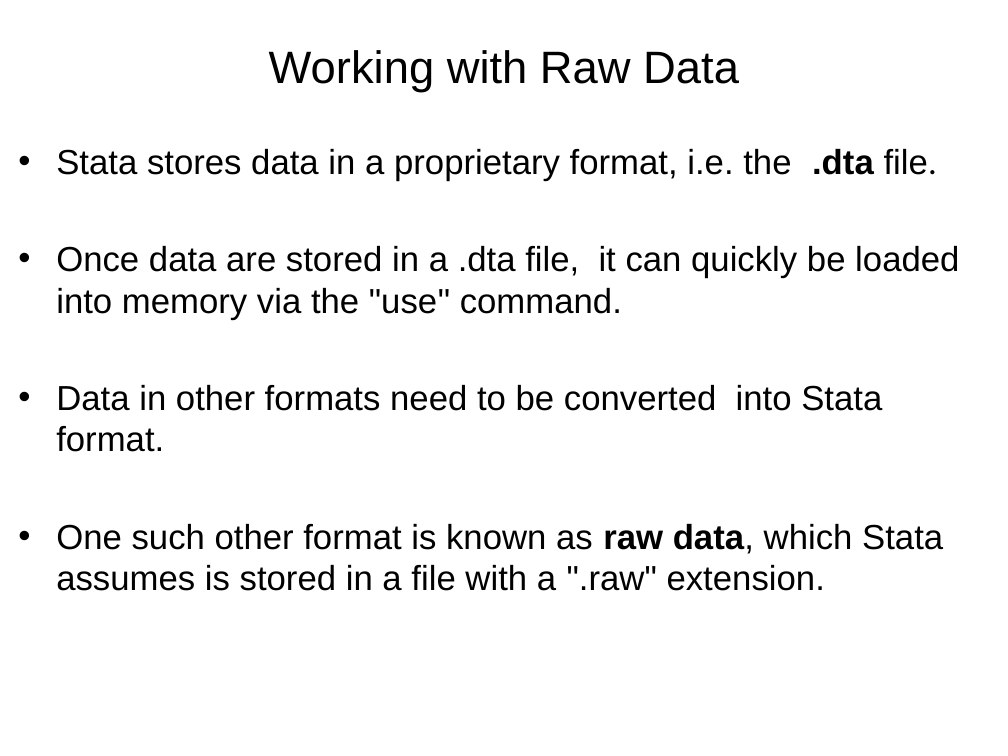
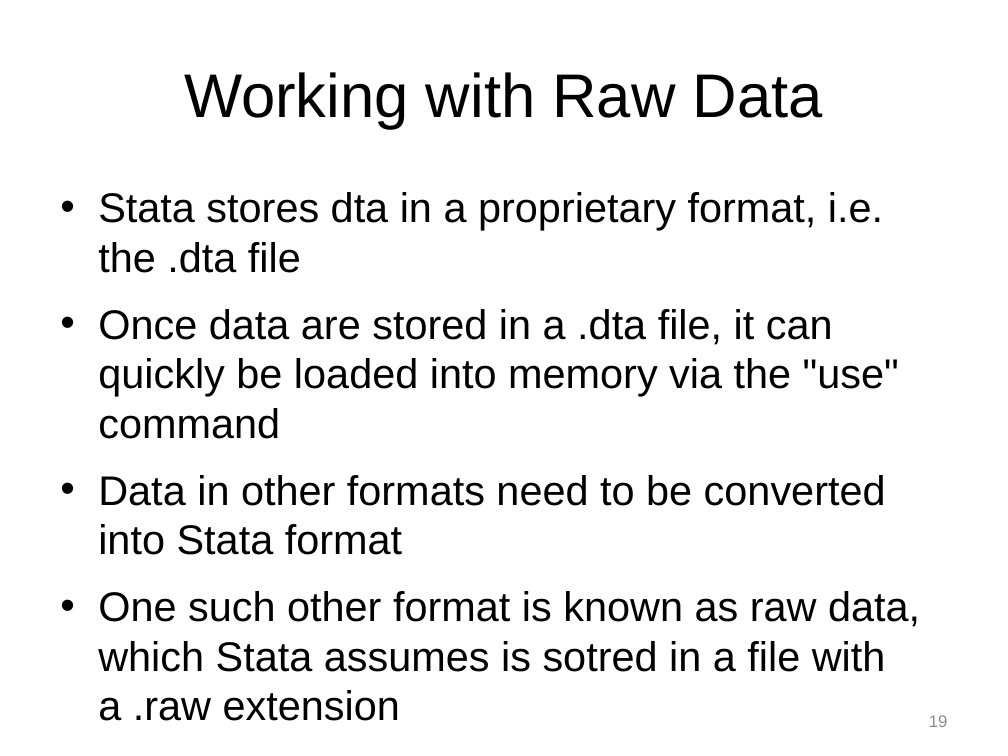
Before and after one commit to Chang-Y-Chung/dm, a slide deck: slide 20 of dm.pptx. Drawn at 1008x756 pixels with LibreOffice and Linux fonts; fonts in the diff are those of the drawing. Boxes give left, top, right and bottom in pixels: in the first picture for what was removed or moved away, otherwise in the second. Text is boxed around its words. In the diff, an @@ line names an element or a change of style, - is before the commit and + after.

Commit message:
edit dm on mac with limited number of fonts

```diff
--- a/dm.pptx
+++ b/dm.pptx
@@ title "Working with Raw Data" at <box>184,72,823,129</box>: size 32.4 to 44 pt @@
@@ text at <box>98,192,920,672</box>: text changed; size 24.8 to 29.6 pt @@
-• Stata stores data in a proprietary format, i.e. the .dta file.
-• Once data are stored in a .dta file, it can quickly be loaded into memory via the "use" command.
-• Data in other formats need to be converted into Stata format.
-• One such other format is known as raw data, which Stata assumes is stored in a file with a ".raw" extension.
+• Stata stores dta in a proprietary format, i.e. the .dta file
+• Once data are stored in a .dta file, it can quickly be loaded into memory via the "use" command
+• Data in other formats need to be converted into Stata format
+• One such other format is known as raw data, which Stata assumes is sotred in a file with a .raw extension
@@ page number added at <box>929,715,948,727</box>, 12 pt, text #8C8C8C @@
+19
```
Also in this commit, not shown: 23 other slides changed.
